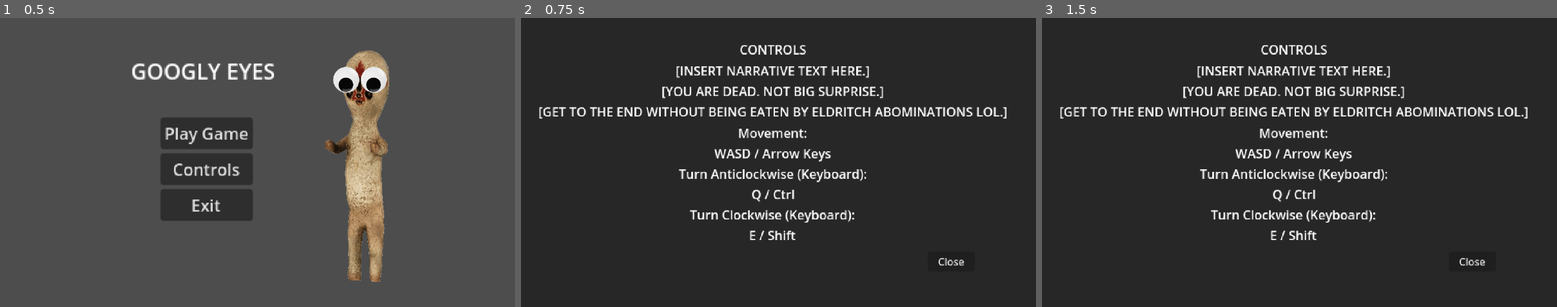
Above: before the commit, frames 1-3 (left to right).
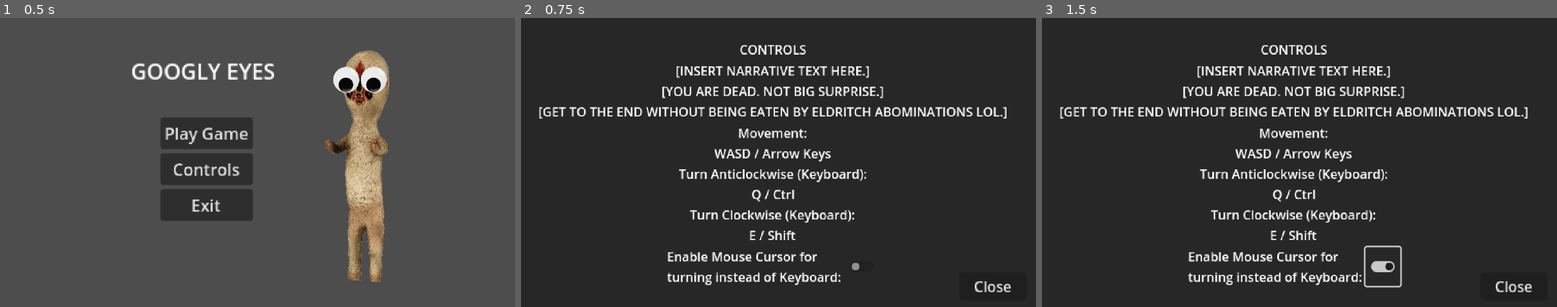
Above: after the commit, the same moments.

Repository: longhousedev/gamejam2024
Game: Godot game, scene res://UI/scene_manager.tscn
The game is run twice, just before and just after one commit, with the same random seed, the same clock (stepped at 60 frames per second) and the same inputs. The engine's default icon, where the game draws it, is replaced by a stand-in: a white triangle on a blue panel in a dark square.
Inputs (mouse positions are in pixels of both pictures, inside the frame that each line leads up to):
- Up to frame 1 (0.5 s): no input
- Up to frame 2 (0.75 s): click "Controls" at 0.5 s
- Up to frame 3 (1.5 s): click (1381, 266) at 1.27 s

Frame 1 is identical in both runs. In frame 2, 1.3% of the frame differs, in the area x 28-96%, y 81-95%; in frame 3, 1.7%, in the area x 28-96%, y 78-95%.

Commit message:
Added button for enabling Mouse for Vision (does not function yet)

Diff:
--- a/Scripts/game_stats.gd
+++ b/Scripts/game_stats.gd
@@ -1,4 +1,4 @@
-extends Node
+class_name Stats extends Node
 
 @export var mouse_enabled = false
 @export var deathcount = 0
--- /dev/null
+++ b/UI/game_stats.tscn
@@ -0,0 +1,10 @@
+[gd_scene load_steps=2 format=3 uid="uid://f1amb0kd5qih"]
+
+[ext_resource type="Script" path="res://Scripts/game_stats.gd" id="1_y7awf"]
+
+[node name="GameStats" type="Control"]
+layout_mode = 3
+anchors_preset = 0
+offset_right = 40.0
+offset_bottom = 40.0
+script = ExtResource("1_y7awf")
--- a/UI/main_menu.tscn
+++ b/UI/main_menu.tscn
@@ -75,7 +75,7 @@
 scale = Vector2(29.9134, 16.6839)
 color = Color(0.154876, 0.154876, 0.154876, 1)
 
-[node name="VBoxContainer2" type="VBoxContainer" parent="ControlScreen"]
+[node name="VBoxContainer" type="VBoxContainer" parent="ControlScreen"]
 layout_mode = 2
 offset_left = -871.0
 offset_top = -474.0
@@ -83,13 +83,13 @@
 offset_bottom = -163.0
 scale = Vector2(1.76479, 1.76479)
 
-[node name="Title" type="Label" parent="ControlScreen/VBoxContainer2"]
+[node name="Title" type="Label" parent="ControlScreen/VBoxContainer"]
 layout_mode = 2
 text = "CONTROLS"
 horizontal_alignment = 1
 vertical_alignment = 1
 
-[node name="Narrative" type="Label" parent="ControlScreen/VBoxContainer2"]
+[node name="Narrative" type="Label" parent="ControlScreen/VBoxContainer"]
 layout_mode = 2
 text = "[INSERT NARRATIVE TEXT HERE.]
 [YOU ARE DEAD. NOT BIG SURPRISE.]
@@ -97,7 +97,7 @@
 horizontal_alignment = 1
 vertical_alignment = 1
 
-[node name="Controls" type="Label" parent="ControlScreen/VBoxContainer2"]
+[node name="Controls" type="Label" parent="ControlScreen/VBoxContainer"]
 layout_mode = 2
 text = "Movement:
 WASD / Arrow Keys
@@ -108,10 +108,25 @@
 horizontal_alignment = 1
 vertical_alignment = 1
 
+[node name="HBoxContainer" type="HBoxContainer" parent="ControlScreen/VBoxContainer"]
+layout_mode = 2
+alignment = 1
+
+[node name="Title" type="Label" parent="ControlScreen/VBoxContainer/HBoxContainer"]
+layout_mode = 2
+text = "Enable Mouse Cursor for
+turning instead of Keyboard:"
+vertical_alignment = 1
+
+[node name="CheckButton" type="CheckButton" parent="ControlScreen/VBoxContainer/HBoxContainer"]
+layout_mode = 2
+
 [node name="ControlsButton" type="Button" parent="ControlScreen"]
-offset_right = 74.0
-offset_bottom = 31.0
-scale = Vector2(1.42013, 1.42013)
+offset_left = 71.0001
+offset_top = 46.0
+offset_right = 145.0
+offset_bottom = 77.0
+scale = Vector2(2.02536, 2.02536)
 text = "Close"
 script = ExtResource("4_kbm5y")
 
--- a/UI/scene_manager.tscn
+++ b/UI/scene_manager.tscn
@@ -1,9 +1,10 @@
 [gd_scene load_steps=3 format=3 uid="uid://cj8q0jxuuwda2"]
 
-[ext_resource type="Script" path="res://Scripts/game_stats.gd" id="1_agale"]
 [ext_resource type="PackedScene" uid="uid://dn5st0udi0jh1" path="res://UI/main_menu.tscn" id="1_f5828"]
+[ext_resource type="PackedScene" uid="uid://f1amb0kd5qih" path="res://UI/game_stats.tscn" id="1_m1vsw"]
 
 [node name="SceneManager" type="Node2D"]
-script = ExtResource("1_agale")
+
+[node name="GameStats" parent="." instance=ExtResource("1_m1vsw")]
 
 [node name="MainMenu" parent="." instance=ExtResource("1_f5828")]
